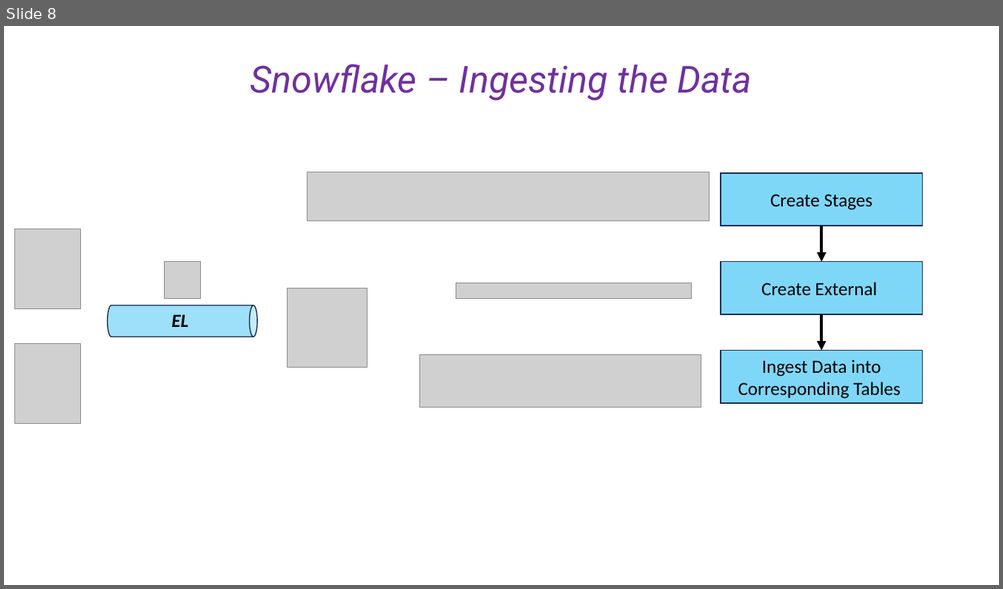
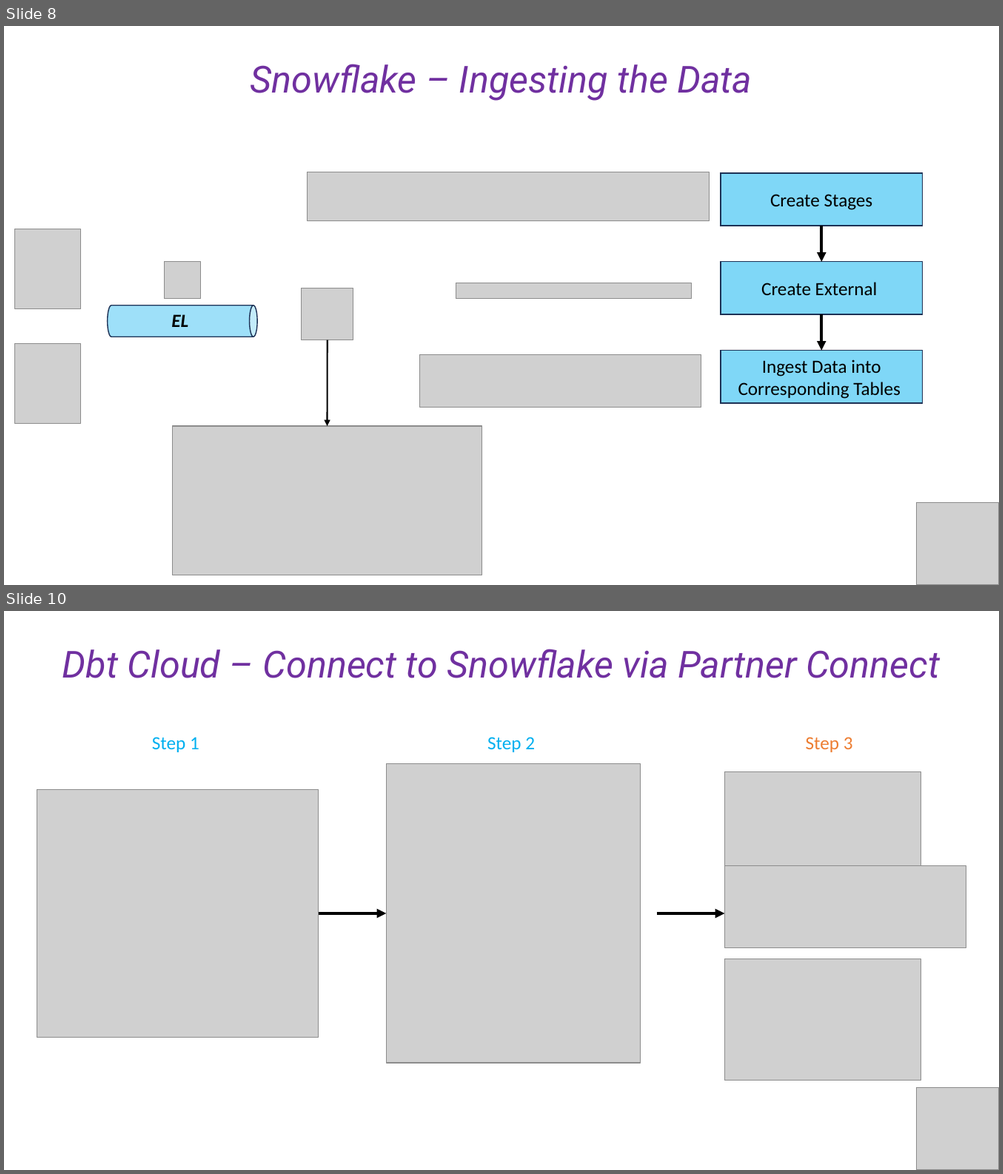
Before and after one commit to cesaramehri/Firn_CaseStudyTest, a slide deck: Case Study - Presentation.pptx. Shown one above the other, each under a label of ours: slide 8 before the commit, slides 8 and 10 after it; the slides between them are not shown. The pictures are 1003x589 and 1003x1174 pixels, drawn with LibreOffice and Linux fonts; fonts in the diff are those of the drawing; grey boxes stand for pictures. Boxes give left, top, right and bottom in pixels: in the first picture for what was removed or moved away, otherwise in the second. Text is boxed around its words. In the diff, an @@ line names an element or a change of style, - is before the commit and + after.

```diff
--- a/Case Study - Presentation.pptx
+++ b/Case Study - Presentation.pptx
@@ slide 10 added at (x1=4, y1=611, x2=999, y2=1170), background #FFFFFF @@
@@ text added at (x1=62, y1=649, x2=939, y2=678), 36 pt, text #7030A0, italic @@
+Dbt Cloud – Connect to Snowflake via Partner Connect
@@ group added at (x1=37, y1=737, x2=966, y2=1081): 5 pictures, 3 texts, 2 arrows @@
+Step 1
+Step 2
+Step 3
@@ picture added at (x1=916, y1=1088, x2=999, y2=1170) @@
@@ slide 8 changed as well @@
@@ picture resized from (x1=287, y1=289, x2=367, y2=368) to (x1=301, y1=289, x2=353, y2=340) @@
@@ arrow added from (327, 340) to (327, 426), #000000 1.5 pt @@
@@ picture added at (x1=173, y1=426, x2=482, y2=576) @@
@@ picture added at (x1=916, y1=503, x2=999, y2=585) @@
```
Also in this commit, not shown: 8 other slides changed, 6 other slides added, 5 other files.
